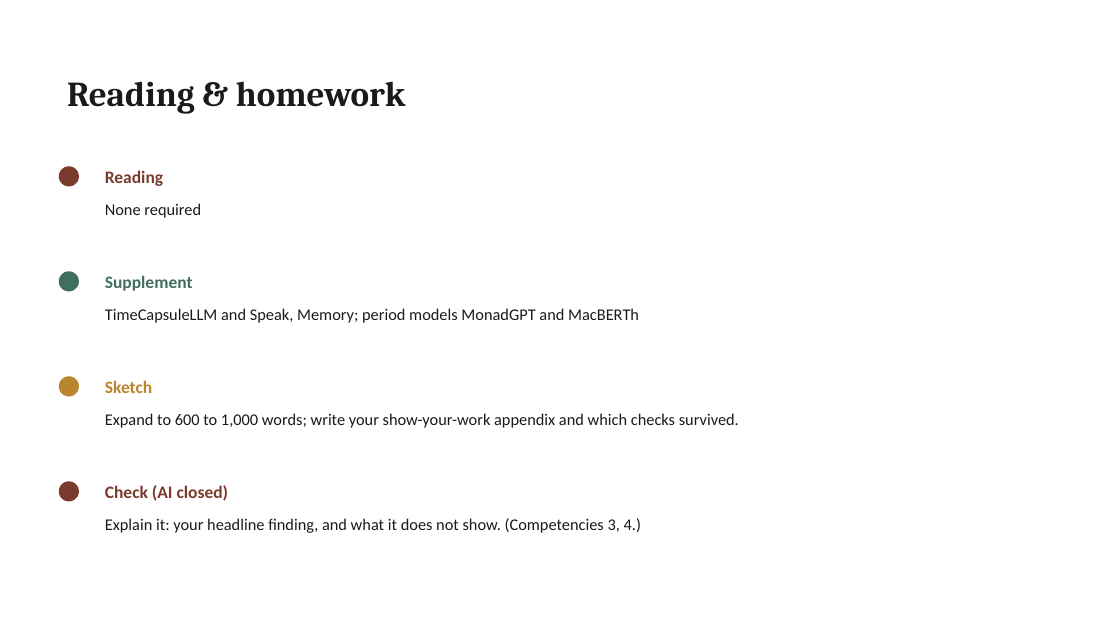
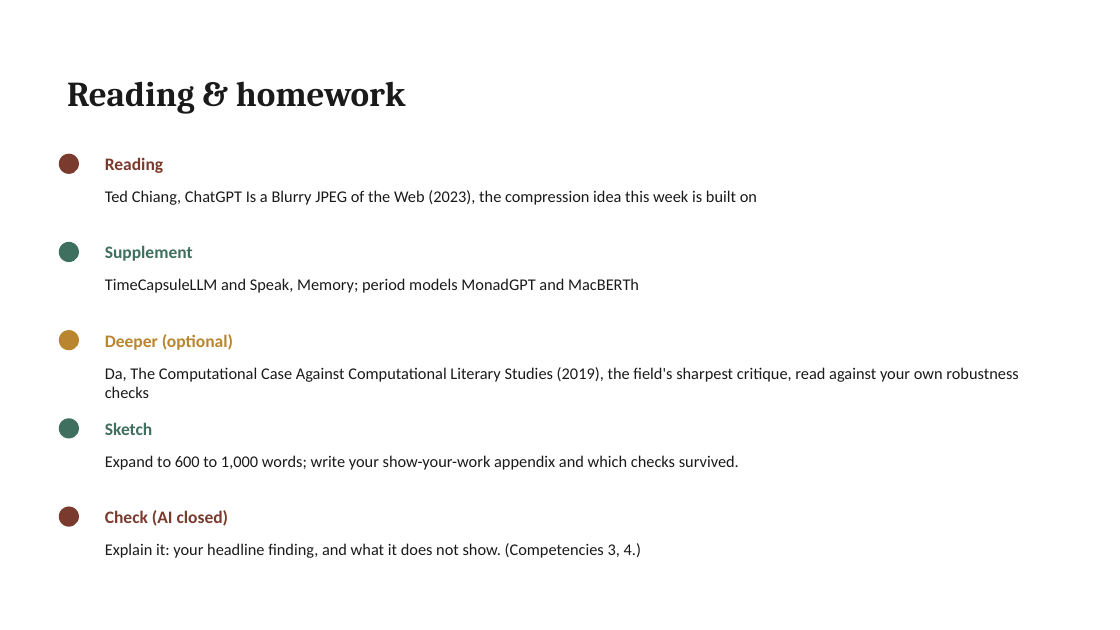
Before and after one commit to lucianli123/culture-as-data-2026, a slide deck: slide 9 of slides/pptx/week-08.pptx. Drawn at 1120x630 pixels with LibreOffice and Linux fonts; fonts in the diff are those of the drawing. Boxes give left, top, right and bottom in pixels: in the first picture for what was removed or moved away, otherwise in the second. Text is boxed around its words. In the diff, an @@ line names an element or a change of style, - is before the commit and + after.

Commit message:
Add a deeper reading tier: full scholarship each week, and a real Week 8 requirement
The reading program keeps its under-thirty-minute required tier but gains a
'Deeper (optional)' column across all ten weeks, the serious literature
behind each session: Moretti's Conjectures (W1), Grimmer & Stewart's Text as
Data (W2), Underwood's Life Cycles in full (W3), boyd & Crawford (W4),
Kozlowski in full + Distill's t-SNE guide (W5), Arnold & Tilton's Distant
Viewing (W6), Ziems et al. on LLM annotation (W7), Nan Z. Da's Computational
Case Against CLS read against the student's own robustness checks (W8), the
Critical Inquiry forum where the field answers Da (W9), and Elgammal's CAN
paper (W10). Weeks 8-9 thereby close the course with the field's own
trial, mirroring the Bollen/Schmidt trial that opens it. Week 8's required
reading is no longer 'none': Chiang's ChatGPT Is a Blurry JPEG of the Web
carries the week's compression argument. Updated in syllabus (principle +
table), lesson plans, site reading table, markdown decks, and pptx (five-row
homework slide).

```diff
--- a/slides/pptx/week-08.pptx
+++ b/slides/pptx/week-08.pptx
@@ text "Reading": place and size @@
-text "Reading" at (105,170,163,186)
+text "Reading" at (105,157,163,173)
@@ ellipse: place and size @@
-ellipse at (59,166,79,187)
+ellipse at (59,154,79,174)
@@ text at (105,190,757,205): text changed @@
-None required
+Ted Chiang, ChatGPT Is a Blurry JPEG of the Web (2023), the compression idea this week is built on
@@ 2 texts, 1 ellipse: place and size @@
-2 texts, 1 ellipse at (59,271,639,323)
+2 texts, 1 ellipse at (59,242,639,293)
@@ ellipse: place and size @@
-ellipse at (59,376,79,397)
+ellipse at (59,330,79,350)
@@ text added at (105,334,233,350), 15 pt, text #B9852F, bold @@
+Deeper (optional)
@@ text added at (105,367,1018,398), 14 pt, text #1A1A1A @@
+Da, The Computational Case Against Computational Literary Studies (2019), the field's sharpest critique, read against your own robustness checks
@@ ellipse: place and size @@
-ellipse at (59,481,79,502)
+ellipse at (59,418,79,439)
@@ ellipse at (59,418,79,439): fill #7A3B2E to #3F6F5F @@
@@ text "Sketch": place and size @@
-text "Sketch" at (105,380,152,393)
+text "Sketch" at (105,422,152,435)
@@ text "Sketch" at (105,422,152,435): text colour #B9852F to #3F6F5F @@
@@ text "Expand to 600 to 1,000 ...": place and size @@
-text "Expand to 600 to 1,000 ..." at (105,413,739,428)
+text "Expand to 600 to 1,000 ..." at (105,455,739,470)
@@ ellipse added at (59,507,79,527), fill #7A3B2E @@
@@ text "Check (AI closed)": place and size @@
-text "Check (AI closed)" at (105,485,229,501)
+text "Check (AI closed)" at (105,510,229,526)
@@ text "Explain it: your headline finding, ...": place and size @@
-text "Explain it: your headline finding, ..." at (105,518,641,533)
+text "Explain it: your headline finding, ..." at (105,543,641,558)
```
Also in this commit, not shown: 26 other files.
